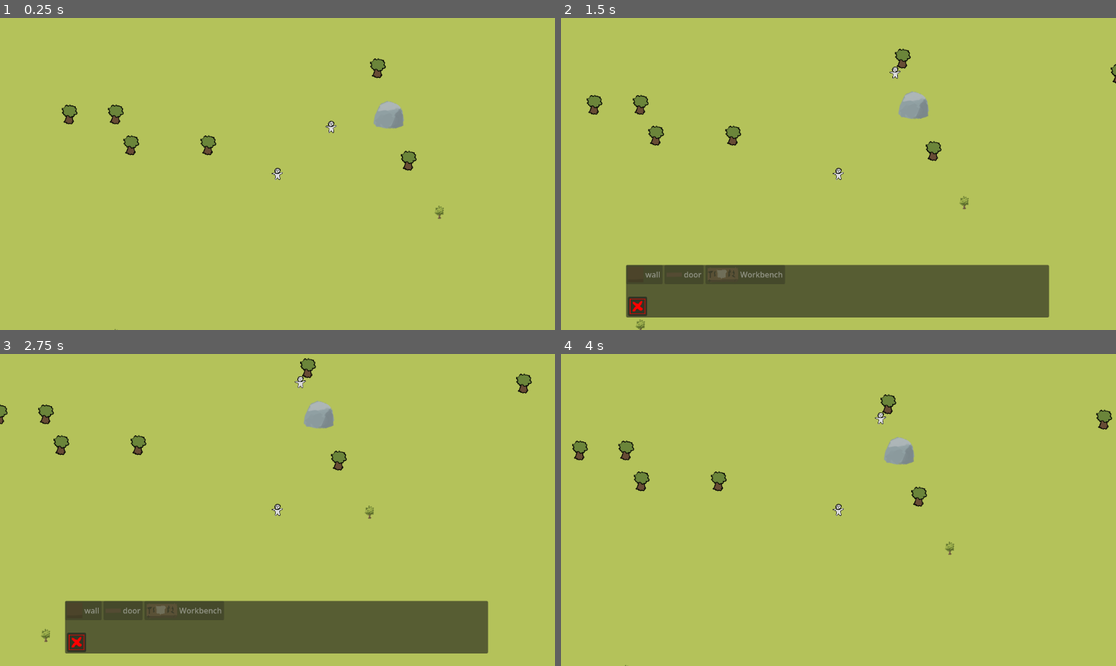
Above: before the commit, frames 1-4 (two rows, left to right).
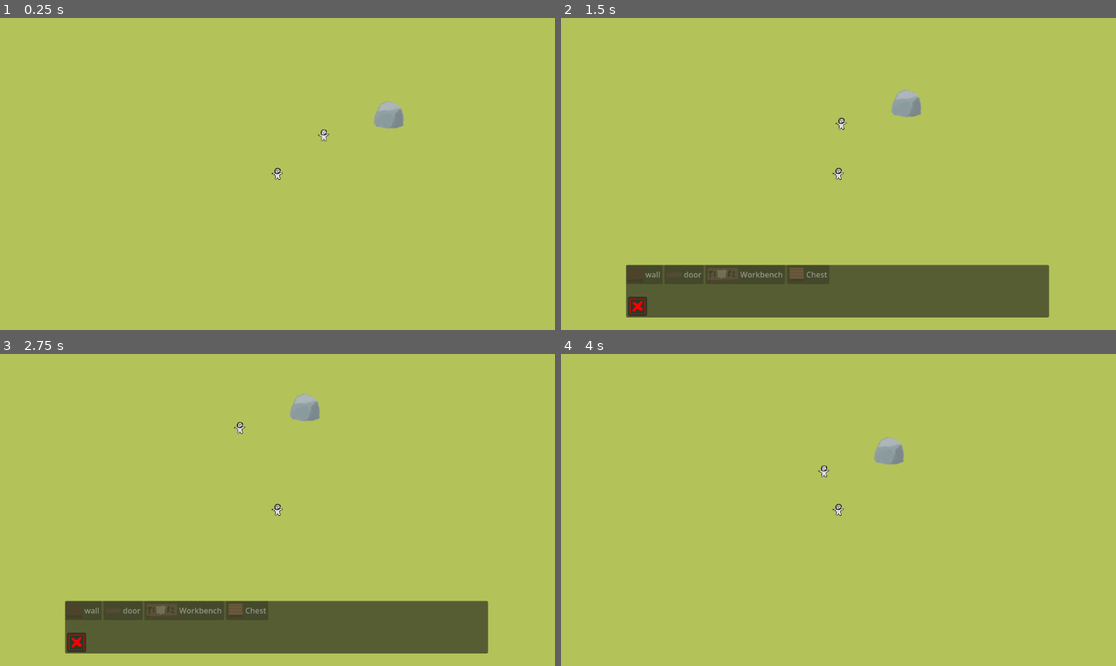
Above: after the commit, the same moments.

Repository: lawrencelin97/survival-game
Game: Godot game, scene res://scenes/main.tscn
Two runs of this game, one before a commit and one after it. Both use one fixed random seed, a clock stepped at 60 frames per second and the inputs below.
Inputs (mouse positions are in pixels of both pictures, inside the frame that each line leads up to):
- Up to frame 1 (0.25 s): no input
- Up to frame 2 (1.5 s): move the mouse to (960, 158) at 0.52 s; hold D (move_right) 0.53-1.28 s; hold B (build) 0.53-1.28 s; tap E (interact) at 0.8, 1.35 s; move the mouse to (727, 189) at 1.27 s; hold S (move_down) from 1.28 s (still down)
- Up to frame 3 (2.75 s): tap B (build) at 1.55 s; move the mouse to (333, 441) at 2.02 s; release S (move_down) at 2.03 s; hold D (move_right) from 2.03 s (still down); hold B (build) from 2.03 s (still down); tap E (interact) at 2.3 s
- Up to frame 4 (4 s): move the mouse to (810, 572) at 2.77 s; release D (move_right) at 2.78 s; release B (build) at 2.78 s; hold W (move_up) 2.78-3.53 s; tap E (interact) at 2.85, 3.8 s; tap B (build) at 3.05 s; move the mouse to (1005, 556) at 3.52 s; press the mouse at (1005, 556) at 3.53 s; hold A (move_left) from 3.53 s (still down)

The runs differ from the first frame. In frame 1, 0.9% of the frame differs, in the area x 11-80%, y 12-100%; in frame 2, 1.3%; in frame 3, 1.6%, in the area x 0-96%, y 1-93%; in frame 4, 1.4%.

Commit message:
chest added

Diff:
--- /dev/null
+++ b/resources/structures/storage_chest.tres
@@ -0,0 +1,22 @@
+[gd_resource type="Resource" script_class="BuildingData" format=3 uid="uid://bd7m6ii0duccs"]
+
+[ext_resource type="Script" uid="uid://breg5tyhcvbgp" path="res://scripts/resources/ItemStack.gd" id="1_8qmqp"]
+[ext_resource type="Script" uid="uid://cekdvonujs1ki" path="res://scripts/resources/BuildingData.gd" id="2_cqy1t"]
+[ext_resource type="Resource" uid="uid://lpl24a24nyep" path="res://resources/items/rock.tres" id="2_gjd0r"]
+[ext_resource type="Texture2D" uid="uid://dhkco4lev5qrr" path="res://art/chest.png" id="3_b8bvb"]
+[ext_resource type="PackedScene" uid="uid://dlfo0riu2suhu" path="res://scenes/structures/storage_chest.tscn" id="4_263q0"]
+
+[sub_resource type="Resource" id="Resource_qb2va"]
+script = ExtResource("1_8qmqp")
+item = ExtResource("2_gjd0r")
+amount = 3
+metadata/_custom_type_script = "uid://breg5tyhcvbgp"
+
+[resource]
+script = ExtResource("2_cqy1t")
+id = "storage_chest"
+display_name = "Chest"
+scene = ExtResource("4_263q0")
+cost = Array[ExtResource("1_8qmqp")]([SubResource("Resource_qb2va")])
+icon = ExtResource("3_b8bvb")
+metadata/_custom_type_script = "uid://cekdvonujs1ki"
--- a/scenes/characters/Player.tscn
+++ b/scenes/characters/Player.tscn
@@ -10,6 +10,7 @@
 [ext_resource type="PackedScene" uid="uid://b0yjr5p743r61" path="res://scenes/systems/build_menu_ui.tscn" id="8_pn6s4"]
 [ext_resource type="PackedScene" uid="uid://ucfiwddnqwos" path="res://scenes/systems/inventory_ui.tscn" id="8_v42im"]
 [ext_resource type="PackedScene" uid="uid://2q1jvhdqck72" path="res://scenes/systems/crafting_ui.tscn" id="9_pn6s4"]
+[ext_resource type="PackedScene" uid="uid://cq6c24400qkxd" path="res://scenes/systems/storage_ui.tscn" id="11_ufbvs"]
 
 [sub_resource type="CircleShape2D" id="CircleShape2D_6eyey"]
 radius = 12.0
@@ -61,3 +62,7 @@
 [node name="CraftingUILayer" type="CanvasLayer" parent="." unique_id=1180468184]
 
 [node name="CraftingUI" parent="CraftingUILayer" unique_id=448518439 instance=ExtResource("9_pn6s4")]
+
+[node name="StorageUILayer" type="CanvasLayer" parent="." unique_id=82646897]
+
+[node name="StorageUI" parent="StorageUILayer" unique_id=1151168517 instance=ExtResource("11_ufbvs")]
--- /dev/null
+++ b/scenes/structures/storage_chest.tscn
@@ -0,0 +1,31 @@
+[gd_scene format=3 uid="uid://dlfo0riu2suhu"]
+
+[ext_resource type="Script" uid="uid://3tvsys7lbpnd" path="res://scripts/structures/StorageChest.gd" id="1_07byx"]
+[ext_resource type="Texture2D" uid="uid://dhkco4lev5qrr" path="res://art/chest.png" id="2_vqpo7"]
+[ext_resource type="Script" uid="uid://ynlrtwcqow46" path="res://scripts/components/Interactable.gd" id="3_nnqi6"]
+[ext_resource type="Script" uid="uid://136xao86b6ub" path="res://scripts/systems/Inventory.gd" id="4_xgxqy"]
+
+[sub_resource type="RectangleShape2D" id="RectangleShape2D_rvvs6"]
+size = Vector2(30, 30)
+
+[sub_resource type="CircleShape2D" id="CircleShape2D_qy4dq"]
+radius = 37.054016
+
+[node name="StorageChest" type="StaticBody2D" unique_id=224490747]
+script = ExtResource("1_07byx")
+
+[node name="Sprite2D" type="Sprite2D" parent="." unique_id=445745748]
+texture = ExtResource("2_vqpo7")
+
+[node name="CollisionShape2D" type="CollisionShape2D" parent="." unique_id=1344249941]
+shape = SubResource("RectangleShape2D_rvvs6")
+
+[node name="Interactable" type="Area2D" parent="." unique_id=1502669884]
+script = ExtResource("3_nnqi6")
+
+[node name="CollisionShape2D" type="CollisionShape2D" parent="Interactable" unique_id=2124045031]
+shape = SubResource("CircleShape2D_qy4dq")
+
+[node name="Inventory" type="Node" parent="." unique_id=1371031000]
+script = ExtResource("4_xgxqy")
+slot_count = 30
--- a/scenes/systems/build_menu_ui.tscn
+++ b/scenes/systems/build_menu_ui.tscn
@@ -7,6 +7,7 @@
 [ext_resource type="Resource" uid="uid://0sn6hraedtk7" path="res://resources/structures/door_t1.tres" id="5_ihckq"]
 [ext_resource type="Texture2D" uid="uid://c0mjnkrsfjd85" path="res://art/disassemble.png" id="6_7twb0"]
 [ext_resource type="Resource" uid="uid://u0ety1o7236b" path="res://resources/structures/workbench.tres" id="6_i8nfe"]
+[ext_resource type="Resource" uid="uid://bd7m6ii0duccs" path="res://resources/structures/storage_chest.tres" id="7_k8q5f"]
 
 [node name="BuildMenuUi" type="Control" unique_id=1779208186]
 layout_mode = 3
@@ -17,7 +18,7 @@
 offset_bottom = 594.0
 script = ExtResource("1_s0kr8")
 slot_scene = ExtResource("2_1ds4e")
-available_buildings = Array[ExtResource("3_yi5sy")]([ExtResource("4_ihckq"), ExtResource("5_ihckq"), ExtResource("6_i8nfe")])
+available_buildings = Array[ExtResource("3_yi5sy")]([ExtResource("4_ihckq"), ExtResource("5_ihckq"), ExtResource("6_i8nfe"), ExtResource("7_k8q5f")])
 
 [node name="Panel" type="Panel" parent="." unique_id=502670496]
 layout_mode = 0
--- a/scenes/systems/inventory_slot.tscn
+++ b/scenes/systems/inventory_slot.tscn
@@ -3,18 +3,22 @@
 [ext_resource type="Script" uid="uid://0ar458rt24m8" path="res://scripts/systems/InventorySlot.gd" id="1_a131h"]
 
 [node name="InventorySlot" type="Button" unique_id=1927816724]
-offset_right = 8.0
-offset_bottom = 8.0
+offset_right = 54.0
+offset_bottom = 54.0
 script = ExtResource("1_a131h")
 
 [node name="Icon" type="TextureRect" parent="." unique_id=1230011435]
 layout_mode = 0
-offset_right = 40.0
-offset_bottom = 40.0
+offset_left = 6.0
+offset_top = 1.0
+offset_right = 49.0
+offset_bottom = 44.0
 
 [node name="AmountLabel" type="Label" parent="." unique_id=1946602455]
 layout_mode = 0
-offset_right = 40.0
-offset_bottom = 23.0
+offset_left = 7.0
+offset_top = 29.0
+offset_right = 48.0
+offset_bottom = 52.0
 horizontal_alignment = 2
 vertical_alignment = 2
--- /dev/null
+++ b/scenes/systems/storage_slot.tscn
@@ -0,0 +1,8 @@
+[gd_scene format=3 uid="uid://vuyb68l80vw6"]
+
+[ext_resource type="Script" uid="uid://du2vm15eyqass" path="res://scripts/systems/StorageSlot.gd" id="1_tsu4f"]
+
+[node name="StorageSlot" type="Button" unique_id=119576397]
+offset_right = 31.0
+offset_bottom = 31.0
+script = ExtResource("1_tsu4f")
--- /dev/null
+++ b/scenes/systems/storage_ui.tscn
@@ -0,0 +1,36 @@
+[gd_scene format=3 uid="uid://cq6c24400qkxd"]
+
+[ext_resource type="Script" uid="uid://j6ynayc07eq6" path="res://scripts/systems/StorageUI.gd" id="1_37ci8"]
+[ext_resource type="PackedScene" uid="uid://vuyb68l80vw6" path="res://scenes/systems/storage_slot.tscn" id="2_8bbd1"]
+
+[node name="StorageUi" type="Control" unique_id=579687432]
+layout_mode = 3
+anchors_preset = 0
+offset_right = 407.0
+offset_bottom = 222.0
+script = ExtResource("1_37ci8")
+slot_scene = ExtResource("2_8bbd1")
+
+[node name="Panel" type="Panel" parent="." unique_id=612128121]
+layout_mode = 0
+offset_right = 410.0
+offset_bottom = 223.0
+
+[node name="TitleLabel" type="Label" parent="Panel" unique_id=1306296607]
+layout_mode = 0
+offset_right = 40.0
+offset_bottom = 23.0
+
+[node name="PlayerGrid" type="GridContainer" parent="Panel" unique_id=2018479194]
+layout_mode = 0
+offset_left = 6.0
+offset_top = 8.0
+offset_right = 144.0
+offset_bottom = 153.0
+
+[node name="ChestGrid" type="GridContainer" parent="Panel" unique_id=767110704]
+layout_mode = 0
+offset_left = 246.0
+offset_top = 4.0
+offset_right = 401.0
+offset_bottom = 152.0
--- a/scripts/characters/Player.gd
+++ b/scripts/characters/Player.gd
@@ -1,18 +1,12 @@
-extends Character
+extends CharacterBody2D
 class_name Player
-# Player-specific: keyboard/mouse input, and the UI systems only the human
-# player needs (inventory screen, build menu, crafting menu). Everything
-# about carrying items, equipping tools, taking damage, moving toward a
-# point, and interacting with things comes from Character.
-#
 # Scene structure expected (build this in the Godot editor):
-# Player (CharacterBody2D, Character + this script)
+# Player (CharacterBody2D, this script)
 #  ├─ Sprite2D / AnimatedSprite2D
 #  ├─ CollisionShape2D
 #  ├─ InteractionArea (Area2D, larger radius than the body collider)
 #  │    └─ CollisionShape2D
 #  ├─ Inventory (Node, Inventory.gd)
-#  ├─ EquipmentSlots (Node, EquipmentSlots.gd)
 #  ├─ HealthComponent (Node, HealthComponent.gd)
 #  ├─ HungerNeed (Node, NeedComponent.gd — set need_name = "hunger")
 #  ├─ PlacementManager (Node2D, PlacementManager.gd)
@@ -20,14 +14,23 @@
 #  │    └─ InventoryUI (Control, InventoryUI.gd — full rect, starts hidden)
 #  ├─ BuildMenuUILayer (CanvasLayer)
 #  │    └─ BuildMenuUI (Control, BuildMenuUI.gd — full rect, starts hidden)
-#  └─ CraftingUILayer (CanvasLayer)
-#       └─ CraftingUI (Control, CraftingUI.gd — full rect, starts hidden)
+#  ├─ CraftingUILayer (CanvasLayer)
+#  │    └─ CraftingUI (Control, CraftingUI.gd — full rect, starts hidden)
+#  └─ StorageUILayer (CanvasLayer)
+#       └─ StorageUI (Control, StorageUI.gd — full rect, starts hidden)
 
+@export var speed := 120.0
+
+@onready var interaction_area: Area2D = $InteractionArea
+@onready var inventory: Inventory = $Inventory
+@onready var equipment: EquipmentSlots = $EquipmentSlots
+@onready var health: HealthComponent = $HealthComponent
 @onready var hunger: NeedComponent = $HungerNeed
 @onready var placement: PlacementManager = $PlacementManager
 @onready var inventory_ui: InventoryUI = $InventoryUILayer/InventoryUI
 @onready var build_menu_ui: BuildMenuUI = $BuildMenuUILayer/BuildMenuUI
 @onready var crafting_ui: CraftingUI = $CraftingUILayer/CraftingUI
+@onready var storage_ui: StorageUI = $StorageUILayer/StorageUI
 
 func _ready() -> void:
 	# Wire the systems that need each other's references. Doing this here
@@ -35,7 +38,7 @@
 	# Inventory/PlacementManager reusable for non-player entities later.
 	placement.inventory = inventory
 	hunger.depleted.connect(_on_hunger_depleted)
-	inventory_ui.open_for(inventory, equipment)
+	inventory_ui.open_for(inventory,equipment)
 	build_menu_ui.set_context(placement, inventory)
 
 func _physics_process(_delta: float) -> void:
@@ -51,6 +54,8 @@
 			placement.confirm_placement()
 		else:
 			placement.confirm_demolish()
+	elif event.is_action_pressed("place_cancel") and storage_ui.visible:
+		storage_ui.close()
 	elif event.is_action_pressed("place_cancel") and crafting_ui.visible:
 		crafting_ui.close()
 	elif event.is_action_pressed("place_cancel") and build_menu_ui.visible:
@@ -61,14 +66,25 @@
 		inventory_ui.toggle()
 
 func _try_interact() -> void:
-	var nearest := find_nearest_interactable()
+	var nearest: Interactable = null
+	var nearest_dist := INF
+	for area in interaction_area.get_overlapping_areas():
+		if area is Interactable:
+			var dist := global_position.distance_squared_to(area.global_position)
+			if dist < nearest_dist:
+				nearest_dist = dist
+				nearest = area
 	if nearest:
-		interact_with(nearest)
+		nearest.interact(self)
 
 # Called by CraftingStation._on_interacted() when the player interacts
 # with any crafting bench.
 func open_crafting_menu(station: CraftingStation) -> void:
 	crafting_ui.open_for(station, inventory)
+
+# Called by StorageChest._on_interacted() when the player interacts with a chest.
+func open_storage_menu(chest: StorageChest) -> void:
+	storage_ui.open_for(chest, inventory)
 
 func _on_hunger_depleted() -> void:
 	# Placeholder for RimWorld-style "starving" consequences. For now, just
--- a/scripts/characters/Villager.gd
+++ b/scripts/characters/Villager.gd
@@ -22,7 +22,7 @@
 
 enum State { IDLE, MOVING_TO_JOB, WORKING }
 
-@export var interact_range := 24.0
+@export var interact_range := 40.0
 @export var stuck_attempts_before_giving_up := 3
 @export var think_interval := 0.5  # seconds between idle job-search attempts, so idle villagers aren't polling every frame
 
--- /dev/null
+++ b/scripts/structures/StorageChest.gd
@@ -0,0 +1,28 @@
+extends PlacedBuilding
+class_name StorageChest
+# Scene structure (on top of what PlacedBuilding needs):
+# StorageChest (StaticBody2D, PlacedBuilding + this script)
+#  ├─ Sprite2D
+#  ├─ CollisionShape2D
+#  ├─ Interactable (Area2D, Interactable.gd)
+#  └─ Inventory (Node, Inventory.gd — set slot_count to the chest's capacity)
+#
+# WHY the chest just owns an Inventory node instead of a bespoke storage
+# class: Inventory was built as a standalone component specifically so
+# things other than the player could reuse it. The chest is the first
+# thing to do that — all the stacking/add/remove logic already exists.
+
+@export var chest_name := "Storage Chest"
+
+@onready var interactable: Interactable = $Interactable
+@onready var storage: Inventory = $Inventory
+
+func _ready() -> void:
+	super._ready()
+	if is_ghost:
+		return
+	interactable.interacted.connect(_on_interacted)
+
+func _on_interacted(interactor: Node) -> void:
+	if interactor.has_method("open_storage_menu"):
+		interactor.open_storage_menu(self)
--- /dev/null
+++ b/scripts/systems/StorageSlot.gd
@@ -0,0 +1,26 @@
+extends Button
+class_name StorageSlot
+# A Button (not a display-only Panel like InventorySlot) because clicking a
+# slot in the storage menu is what moves that stack to the other side.
+
+signal slot_pressed(item: ItemData, amount: int)
+
+var item: ItemData = null
+var amount := 0
+
+func _ready() -> void:
+	pressed.connect(_on_pressed)
+
+func _on_pressed() -> void:
+	if item:
+		slot_pressed.emit(item, amount)
+
+func set_slot_data(new_item: ItemData, new_amount: int) -> void:
+	item = new_item
+	amount = new_amount
+	if item == null or amount <= 0:
+		icon = null
+		text = ""
+		return
+	icon = item.icon
+	text = str(amount) if amount > 1 else ""
--- /dev/null
+++ b/scripts/systems/StorageUI.gd
@@ -0,0 +1,87 @@
+extends Control
+class_name StorageUI
+# Scene structure:
+# StorageUI (Control, this script — full rect, starts hidden)
+#  └─ Panel
+#       ├─ TitleLabel (Label — shows the chest's name)
+#       ├─ ChestGrid (GridContainer, Columns = 5 — the chest's contents)
+#       └─ PlayerGrid (GridContainer, Columns = 5 — the player's inventory)
+#
+# Clicking a stack in the player grid moves it into the chest; clicking a
+# stack in the chest grid moves it back. Both grids are just views of an
+# Inventory, refreshed off inventory_changed like InventoryUI does.
+
+@export var slot_scene: PackedScene  # StorageSlot.tscn
+
+@onready var title_label: Label = $Panel/TitleLabel
+@onready var chest_grid: GridContainer = $Panel/ChestGrid
+@onready var player_grid: GridContainer = $Panel/PlayerGrid
+
+var chest_inventory: Inventory
+var player_inventory: Inventory
+var _chest_slots: Array[StorageSlot] = []
+var _player_slots: Array[StorageSlot] = []
+
+func _ready() -> void:
+	visible = false
+
+func open_for(chest: StorageChest, target_player_inventory: Inventory) -> void:
+	_disconnect_signals()  # in case another chest was still open
+	chest_inventory = chest.storage
+	player_inventory = target_player_inventory
+	chest_inventory.inventory_changed.connect(_refresh)
+	player_inventory.inventory_changed.connect(_refresh)
+
+	title_label.text = chest.chest_name
+	_build_slots(chest_grid, chest_inventory, _chest_slots, _on_chest_slot_pressed)
+	_build_slots(player_grid, player_inventory, _player_slots, _on_player_slot_pressed)
+	_refresh()
+	visible = true
+
+func close() -> void:
+	_disconnect_signals()
+	visible = false
+
+func _disconnect_signals() -> void:
+	if is_instance_valid(chest_inventory) and chest_inventory.inventory_changed.is_connected(_refresh):
+		chest_inventory.inventory_changed.disconnect(_refresh)
+	if is_instance_valid(player_inventory) and player_inventory.inventory_changed.is_connected(_refresh):
+		player_inventory.inventory_changed.disconnect(_refresh)
+
+func _build_slots(grid: GridContainer, source: Inventory, slot_nodes: Array[StorageSlot], handler: Callable) -> void:
+	for child in grid.get_children():
+		child.queue_free()
+	slot_nodes.clear()
+	for i in source.slots.size():
+		var slot: StorageSlot = slot_scene.instantiate()
+		grid.add_child(slot)
+		slot.slot_pressed.connect(handler)
+		slot_nodes.append(slot)
+
+func _refresh() -> void:
+	# The chest can be demolished while its menu is open — its Inventory
+	# is freed with it, so close instead of reading from a dead node.
+	if not is_instance_valid(chest_inventory):
+		close()
+		return
+	_fill(_chest_slots, chest_inventory)
+	_fill(_player_slots, player_inventory)
+
+func _fill(slot_nodes: Array[StorageSlot], source: Inventory) -> void:
+	for i in mini(slot_nodes.size(), source.slots.size()):
+		var data: Dictionary = source.slots[i]
+		slot_nodes[i].set_slot_data(data.item, data.amount)
+
+func _on_player_slot_pressed(item: ItemData, amount: int) -> void:
+	_transfer(item, amount, player_inventory, chest_inventory)
+
+func _on_chest_slot_pressed(item: ItemData, amount: int) -> void:
+	_transfer(item, amount, chest_inventory, player_inventory)
+
+# Adds to the destination first and only removes what actually fit, so a
+# full destination leaves the rest where it was instead of deleting it.
+func _transfer(item: ItemData, amount: int, from: Inventory, to: Inventory) -> void:
+	var leftover := to.add_item(item, amount)
+	var moved := amount - leftover
+	if moved > 0:
+		from.remove_item(item, moved)
--- a/scripts/world/MapGenerator.gd
+++ b/scripts/world/MapGenerator.gd
@@ -34,8 +34,8 @@
 
 func generate() -> void:
 	_fill_ground()
-	_spawn_trees()
-	_spawn_shrubs()
+	#_spawn_trees()
+	#_spawn_shrubs()
 
 func _fill_ground() -> void:
 	if not tilemaplayer:
Binary file added: art/chest.png
Not shown, added: art/chest.png.import
Not shown, added: scripts/structures/StorageChest.gd.uid
Not shown, added: scripts/systems/StorageSlot.gd.uid
Not shown, added: scripts/systems/StorageUI.gd.uid
